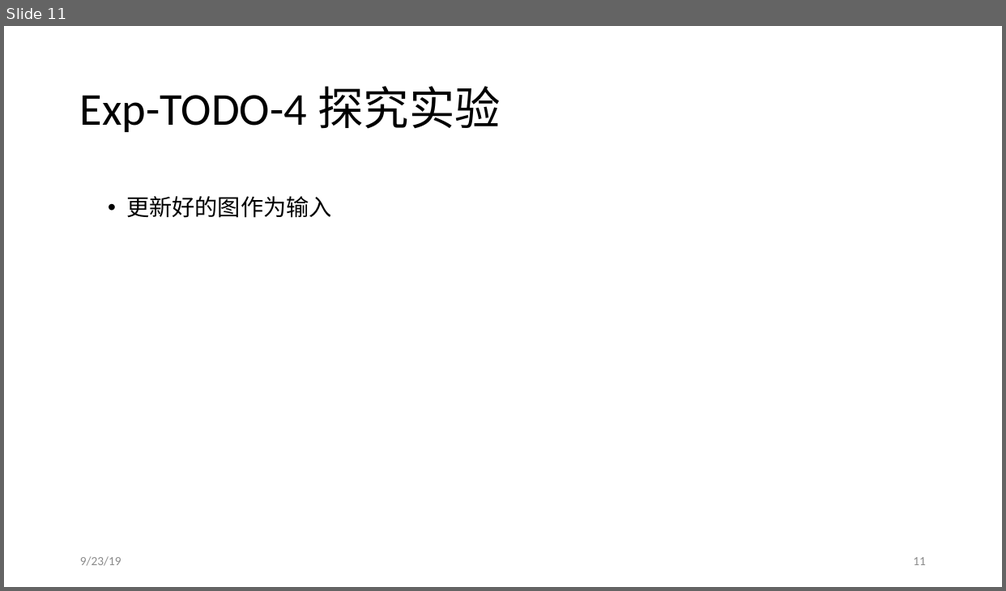
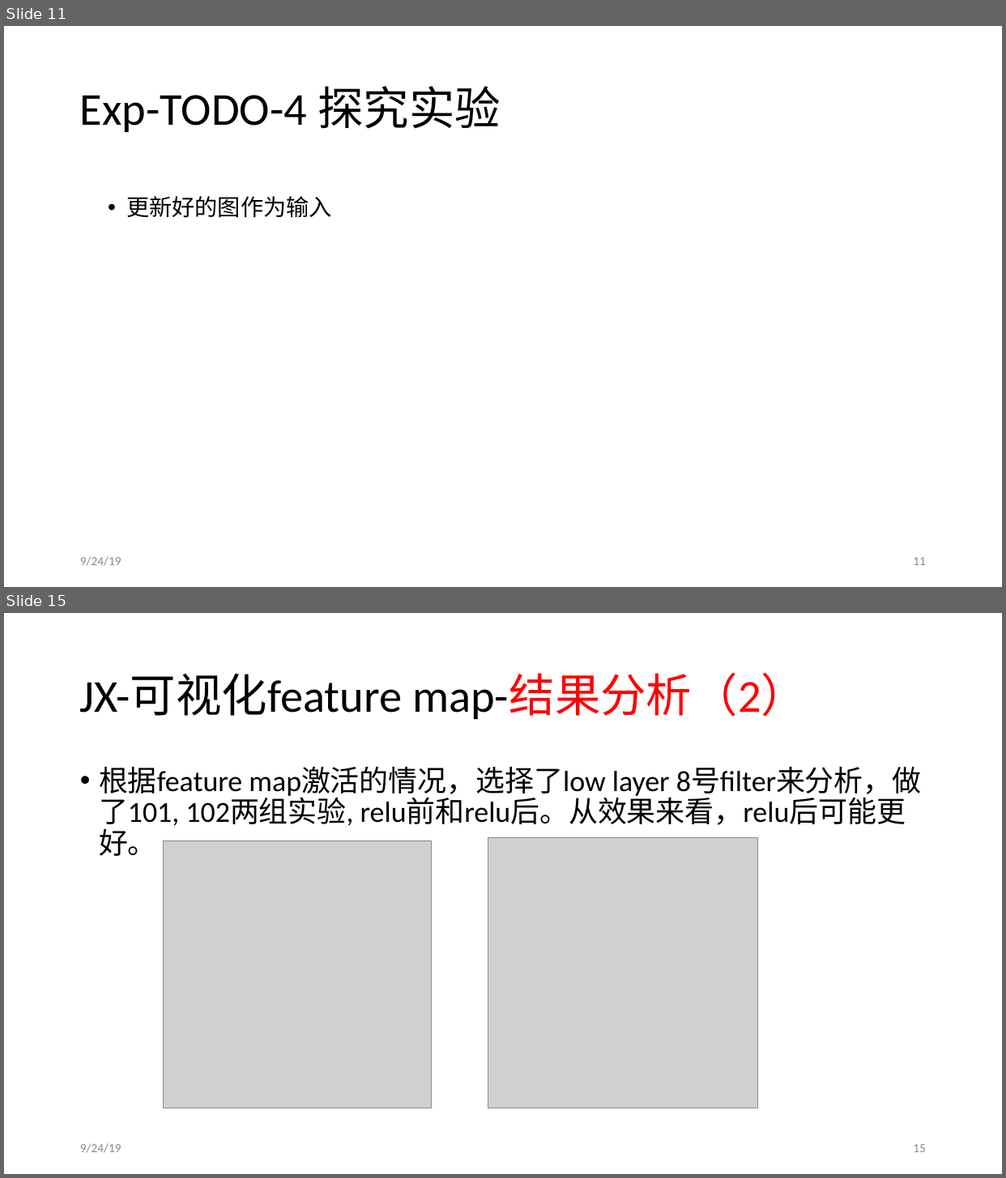
Before and after one commit to JiaxinZhuang/Interpretation, a slide deck: ppt/Interpretation-9-20.pptx. Shown one above the other, each under a label of ours: slide 11 before the commit, slides 11 and 15 after it; the slides between them are not shown. The pictures are 1006x591 and 1006x1178 pixels, drawn with LibreOffice and Linux fonts; fonts in the diff are those of the drawing; grey boxes stand for pictures. Boxes give left, top, right and bottom in pixels: in the first picture for what was removed or moved away, otherwise in the second. Text is boxed around its words. In the diff, an @@ line names an element or a change of style, - is before the commit and + after.

```diff
--- a/ppt/Interpretation-9-20.pptx
+++ b/ppt/Interpretation-9-20.pptx
@@ slide 15 added at bbox=[4, 613, 1002, 1174], background #FFFFFF @@
@@ title added at bbox=[80, 673, 807, 719], 44 pt, text #000000 @@
+JX-可视化feature map-结果分析（2）
@@ text added at bbox=[99, 766, 922, 856], 28 pt, text #000000 @@
+• 根据feature map激活的情况，选择了low layer 8号filter来分析，做了101, 102两组实验, relu前和relu后。从效果来看，relu后可能更好。
@@ picture added at bbox=[163, 841, 431, 1109] @@
@@ picture added at bbox=[488, 838, 758, 1109] @@
@@ text added at bbox=[80, 1144, 121, 1153], 12 pt, text #8C8C8C @@
+9/24/19
@@ page number added at bbox=[913, 1144, 926, 1152], 12 pt, text #8C8C8C @@
+15
@@ slide 11 changed as well @@
@@ text at bbox=[80, 557, 121, 566]: text changed @@
-9/23/19
+9/24/19
```
Also in this commit, not shown: 12 other slides changed, 5 other slides added, 6 other files.
